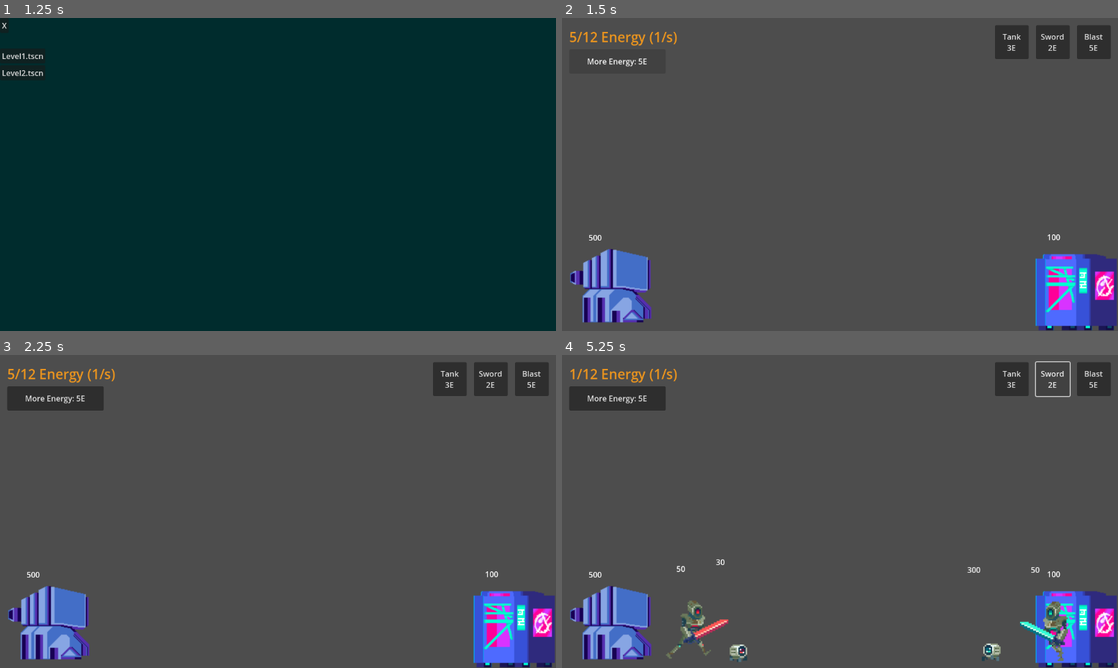
Above: before the commit, frames 1-4 (two rows, left to right).
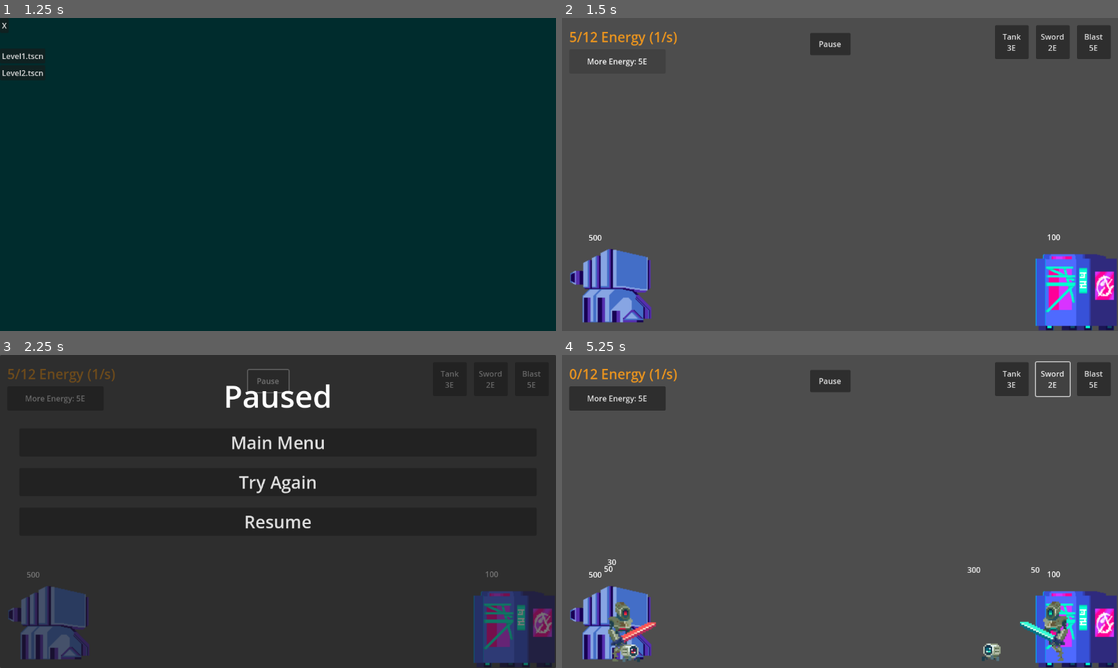
Above: after the commit, the same moments.

Repository: Vorbidden/BattleBots
Game: Godot game, scene res://main_menu.tscn
Two runs of this game, one before a commit and one after it. Both use one fixed random seed, a clock stepped at 60 frames per second and the inputs below.
Inputs (mouse positions are in pixels of both pictures, inside the frame that each line leads up to):
- Up to frame 1 (1.25 s): click "Play" at 0.5 s
- Up to frame 2 (1.5 s): click "Level1.tscn" at 1.25 s
- Up to frame 3 (2.25 s): click (266, 380) at 2 s, where only the run after the commit has a clickable "Pause"
- Up to frame 4 (5.25 s): click (840, 520) at 2.75 s, where only the run after the commit has a clickable "Resume"; click "Blast 5E" at 3.5 s; click "More Energy: 5E" at 4.25 s; click "Sword 2E" at 5 s

Frame 1 is identical in both runs. In frame 2, 0.5% of the frame differs, in the area x 44-52%, y 4-12%; in frame 3, 97%, in the area x 0-100%, y 0-100%; in frame 4, 2.0%.

Commit message:
Added Pause Button To Level 1 specifically

Diff:
--- a/GameOverScreen.gd
+++ b/GameOverScreen.gd
@@ -1,18 +1,23 @@
 extends CanvasLayer
 
 @export var title = "Game Over"
+@export var paused: bool = false
 
 # Called when the node enters the scene tree for the first time.
 func _ready():
 	$PanelContainer/MarginContainer/VBoxContainer/Title.text = title
-
+	if paused:
+		$PanelContainer/MarginContainer/VBoxContainer/QuitButton.text = "Resume"
 # Called every frame. 'delta' is the elapsed time since the previous frame.
 func _process(delta):
 	pass
 
 func _on_quit_button_pressed():
-
-	get_tree().quit()
+	if paused:
+		get_tree().paused = false
+		self.queue_free()
+	else:
+		get_tree().quit()
 
 func _on_restart_button_pressed():
 	get_tree().paused = false
--- a/Levels/Level1.tscn
+++ b/Levels/Level1.tscn
@@ -78,6 +78,13 @@
 3E"
 metadata/_edit_use_anchors_ = true
 
+[node name="Pause" type="Button" parent="UI"]
+offset_left = 514.0
+offset_top = 31.0
+offset_right = 598.0
+offset_bottom = 77.0
+text = "Pause"
+
 [node name="Wall" type="StaticBody2D" parent="."]
 
 [node name="CollisionShape2D" type="CollisionShape2D" parent="Wall"]
@@ -112,6 +119,7 @@
 [connection signal="pressed" from="UI/EnergyButton" to="." method="_on_energy_button_pressed"]
 [connection signal="pressed" from="UI/DeploySlot2" to="." method="_on_deploy_pressed" binds= [1]]
 [connection signal="pressed" from="UI/DeploySlot3" to="." method="_on_deploy_pressed" binds= [2]]
+[connection signal="pressed" from="UI/Pause" to="." method="_on_paused_pressed"]
 [connection signal="player_tower_destroyed" from="Players/player_tower" to="." method="_on_player_tower_player_tower_destroyed"]
 [connection signal="enemy_tower_destroyed" from="Enemies/enemy_tower" to="." method="_on_enemy_tower_enemy_tower_destroyed"]
 [connection signal="timeout" from="EnemySpawnTimer" to="." method="_on_timer_timeout"]
--- a/Levels/Level2.tscn
+++ b/Levels/Level2.tscn
@@ -17,14 +17,11 @@
 [node name="UI" type="CanvasLayer" parent="."]
 
 [node name="Energy" type="Label" parent="UI"]
-anchors_preset = 5
-anchor_left = 0.5
-anchor_right = 0.5
-offset_left = -93.5
-offset_right = 93.5
-offset_bottom = 64.0
-grow_horizontal = 2
-text = "Bob"
+offset_left = 15.0
+offset_top = 15.0
+offset_right = 215.0
+offset_bottom = 65.0
+text = "Energy"
 label_settings = SubResource("LabelSettings_5ryyy")
 horizontal_alignment = 1
 vertical_alignment = 1
@@ -36,9 +33,9 @@
 anchor_right = 0.0295139
 anchor_bottom = 0.0864198
 offset_left = 1091.0
-offset_top = 17.0
-offset_right = 1099.0
-offset_bottom = 25.0
+offset_top = 15.0
+offset_right = 1103.0
+offset_bottom = 29.0
 text = "Blast
 5E"
 metadata/_edit_use_anchors_ = true
@@ -48,11 +45,11 @@
 anchor_left = -0.0208333
 anchor_right = 0.0295139
 anchor_bottom = 0.0864198
-offset_left = 530.0
-offset_top = 59.0
-offset_right = 538.0
-offset_bottom = 67.0
-text = "More Energy"
+offset_left = 39.0
+offset_top = 65.0
+offset_right = 181.0
+offset_bottom = 59.0
+text = "Upgrade"
 metadata/_edit_use_anchors_ = true
 
 [node name="DeploySlot2" type="Button" parent="UI"]
@@ -60,10 +57,10 @@
 anchor_left = -0.0208333
 anchor_right = 0.0295139
 anchor_bottom = 0.0864198
-offset_left = 1001.0
-offset_top = 18.0
-offset_right = 1009.0
-offset_bottom = 26.0
+offset_left = 1006.0
+offset_top = 15.0
+offset_right = 1018.0
+offset_bottom = 29.0
 text = "Sword
 2E"
 metadata/_edit_use_anchors_ = true
@@ -73,13 +70,20 @@
 anchor_left = -0.0208333
 anchor_right = 0.0295139
 anchor_bottom = 0.0864198
-offset_left = 909.0
-offset_top = 22.0
-offset_right = 917.0
-offset_bottom = 30.0
+offset_left = 921.0
+offset_top = 15.0
+offset_right = 933.0
+offset_bottom = 29.0
 text = "Tank
 3E"
 metadata/_edit_use_anchors_ = true
+
+[node name="Pause" type="Button" parent="UI"]
+offset_left = 514.0
+offset_top = 31.0
+offset_right = 598.0
+offset_bottom = 77.0
+text = "Pause"
 
 [node name="Wall" type="StaticBody2D" parent="."]
 
@@ -115,6 +119,7 @@
 [connection signal="pressed" from="UI/EnergyButton" to="." method="_on_energy_button_pressed"]
 [connection signal="pressed" from="UI/DeploySlot2" to="." method="_on_deploy_pressed" binds= [1]]
 [connection signal="pressed" from="UI/DeploySlot3" to="." method="_on_deploy_pressed" binds= [2]]
+[connection signal="pressed" from="UI/Pause" to="." method="_on_paused_pressed"]
 [connection signal="player_tower_destroyed" from="Players/player_tower" to="." method="_on_player_tower_player_tower_destroyed"]
 [connection signal="enemy_tower_destroyed" from="Enemies/enemy_tower" to="." method="_on_enemy_tower_enemy_tower_destroyed"]
 [connection signal="timeout" from="EnemySpawnTimer" to="." method="_on_timer_timeout"]
--- a/Manager.gd
+++ b/Manager.gd
@@ -91,3 +91,10 @@
 			instance.position.x = player_tower_x
 			$Players.add_child(instance)
 			update_text()
+
+func _on_paused_pressed():
+	var pause_screen = game_over_screen.instantiate()
+	get_tree().paused = true
+	pause_screen.paused = true
+	pause_screen.title = "Paused"
+	add_child(pause_screen)
Not shown: 1 places in Levels/Level2.tscn that only renumber resources
